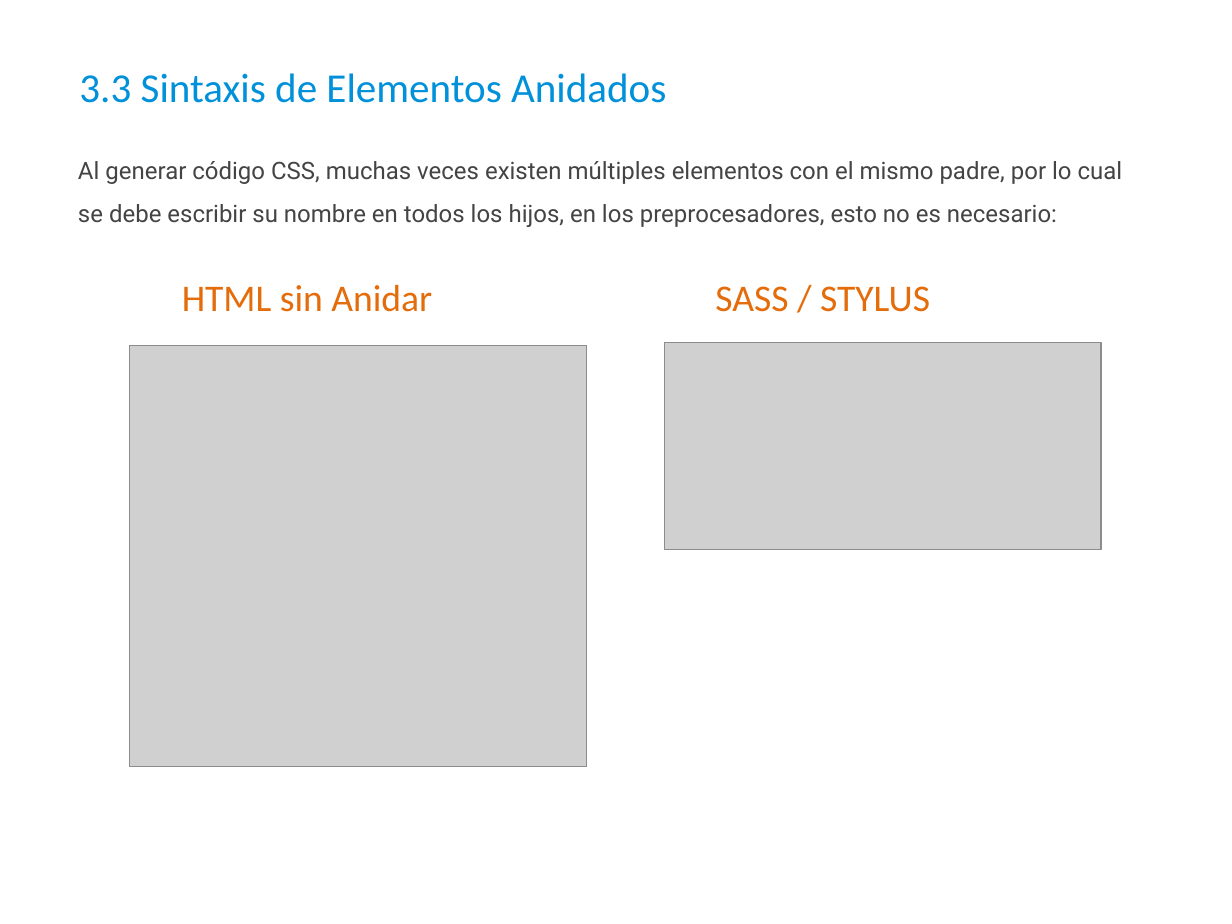
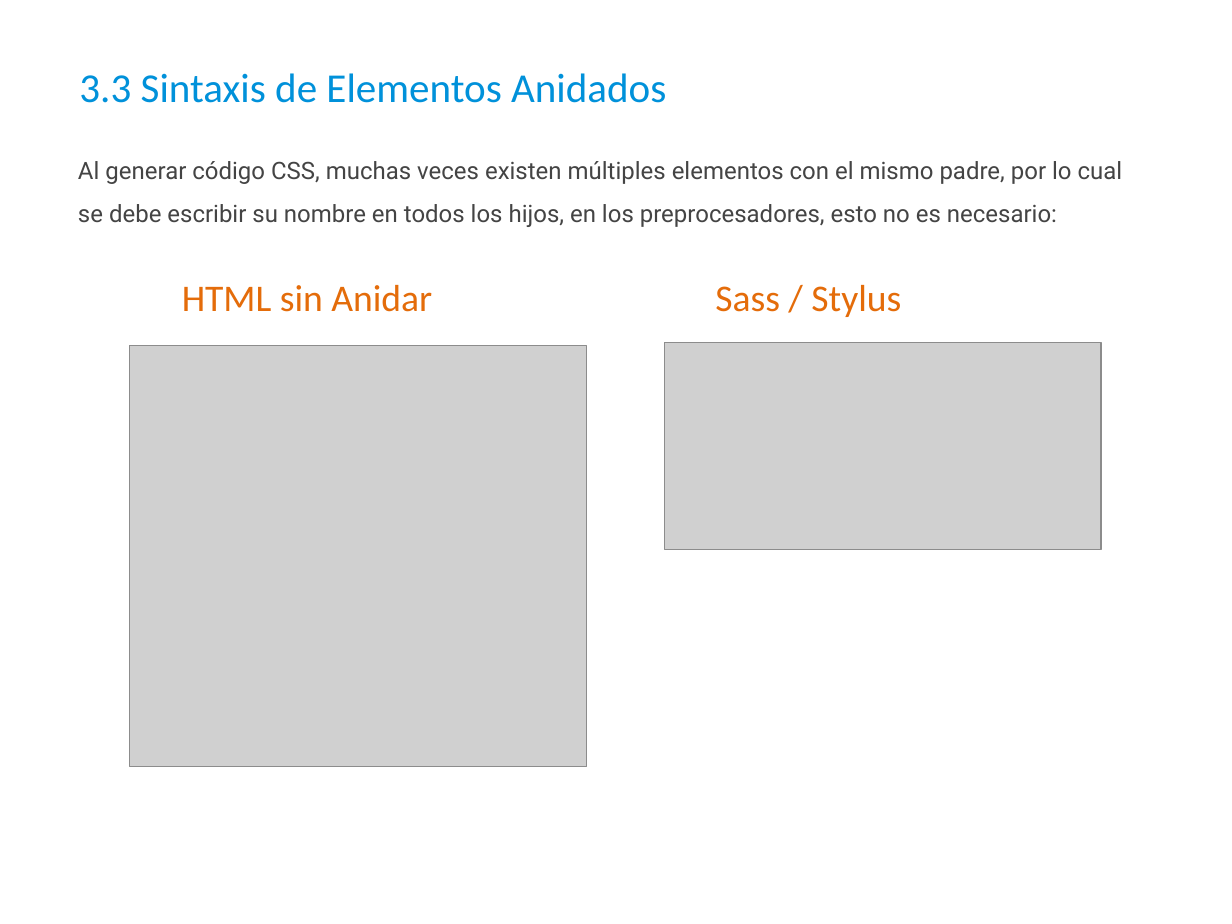
Before and after one commit to javierelipadron/preprocesadores, a slide deck: slide 18 of Preprocesadores SASS - LESS.pptx. Drawn at 1232x924 pixels with LibreOffice and Linux fonts; fonts in the diff are those of the drawing; grey boxes stand for pictures; background and template pictures are left out. Boxes give left, top, right and bottom in pixels: in the first picture for what was removed or moved away, otherwise in the second. Text is boxed around its words. In the diff, an @@ line names an element or a change of style, - is before the commit and + after.

```diff
--- a/Preprocesadores SASS - LESS.pptx
+++ b/Preprocesadores SASS - LESS.pptx
@@ text at bbox=[715, 285, 901, 317]: text changed @@
-SASS / STYLUS
+Sass / Stylus
```
Also in this commit, not shown: 10 other slides changed, 3 slides added, 1 slide removed.
